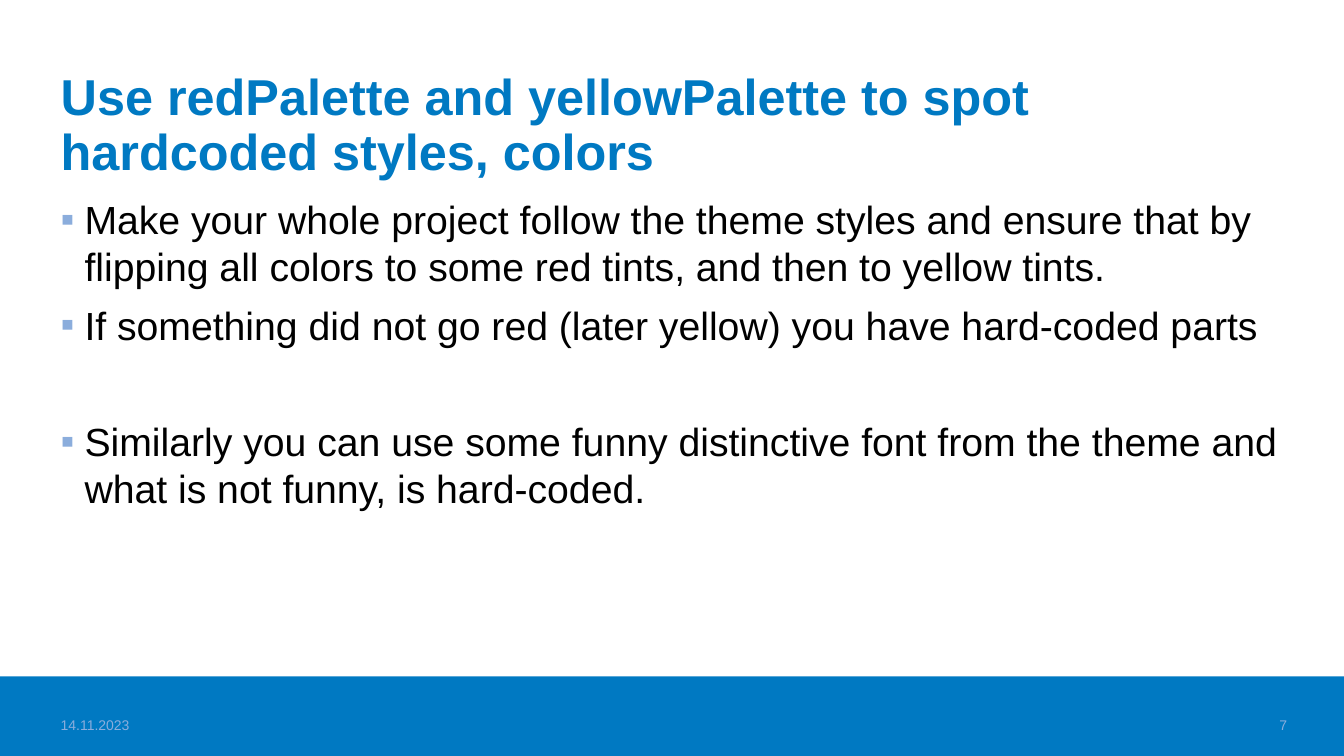
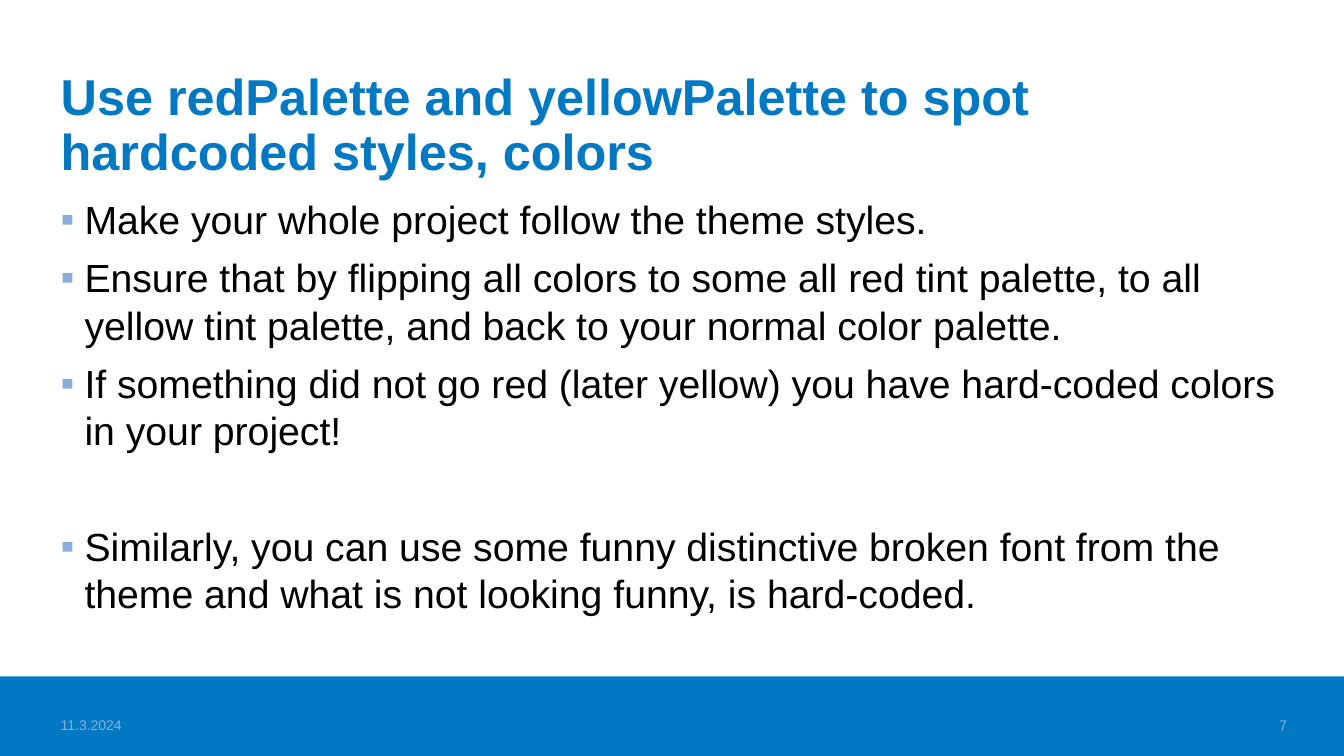
Before and after one commit to haagahelia/ohke-teknologiat, a slide deck: slide 7 of 05_frontend/Frontend_VideoTopics.pptx. Drawn at 1344x756 pixels with LibreOffice and Linux fonts; fonts in the diff are those of the drawing; background and template pictures are left out. Boxes give left, top, right and bottom in pixels: in the first picture for what was removed or moved away, otherwise in the second. Text is boxed around its words. In the diff, an @@ line names an element or a change of style, - is before the commit and + after.

```diff
--- a/05_frontend/Frontend_VideoTopics.pptx
+++ b/05_frontend/Frontend_VideoTopics.pptx
@@ text at (x1=85, y1=205, x2=1274, y2=616): text changed @@
-▪ Make your whole project follow the theme styles and ensure that by flipping all colors to some red tints, and then to yellow tints.
-▪ If something did not go red (later yellow) you have hard-coded parts
-▪ Similarly you can use some funny distinctive font from the theme and what is not funny, is hard-coded.
+▪ Make your whole project follow the theme styles.
+▪ Ensure that by flipping all colors to some all red tint palette, to all yellow tint palette, and back to your normal color palette.
+▪ If something did not go red (later yellow) you have hard-coded colors in your project!
+▪ Similarly, you can use some funny distinctive broken font from the theme and what is not looking funny, is hard-coded.
@@ text at (x1=61, y1=720, x2=122, y2=730): text changed @@
-14.11.2023
+11.3.2024
```
Also in this commit, not shown: 15 other slides changed, 1 other file.
